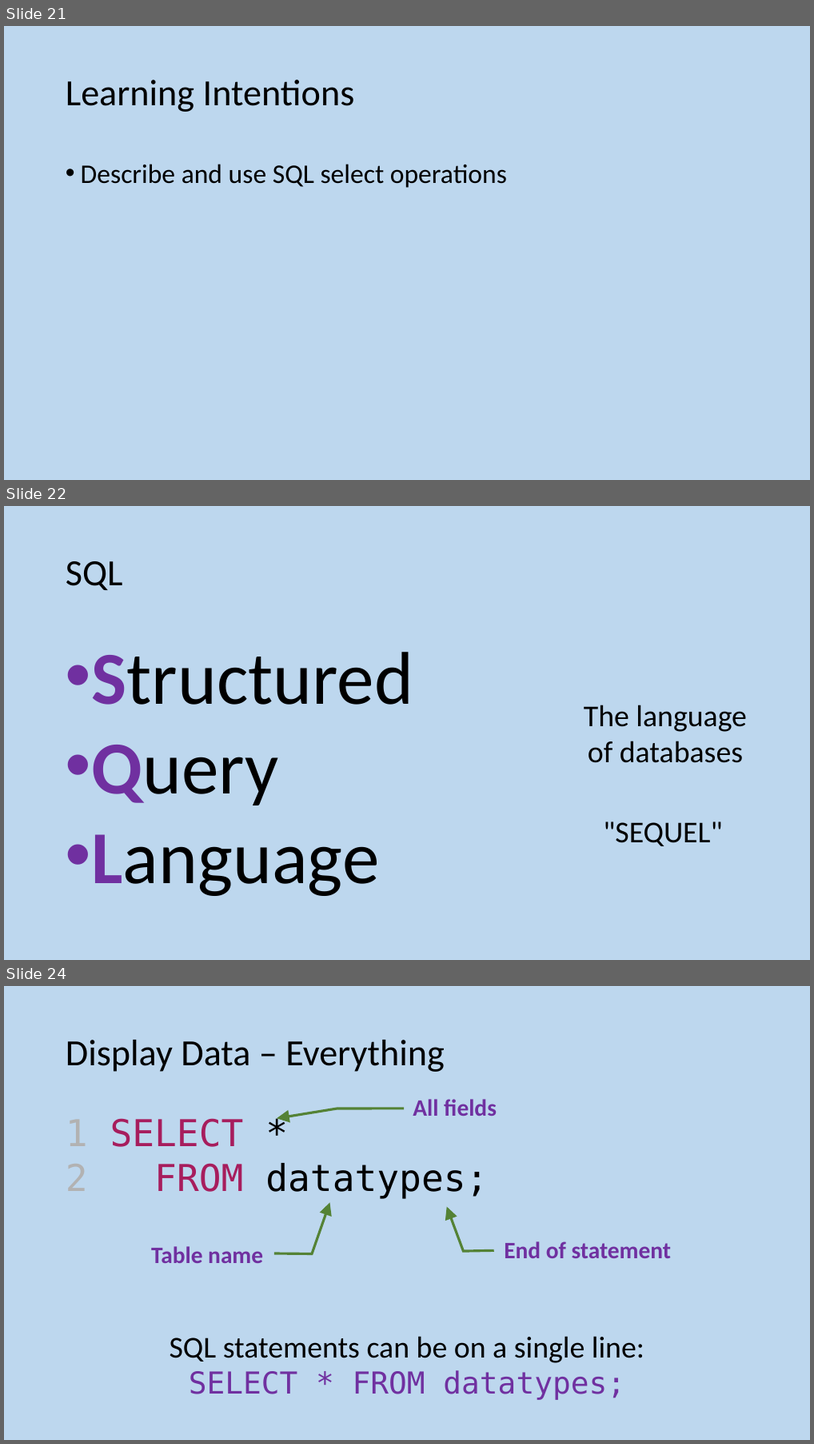
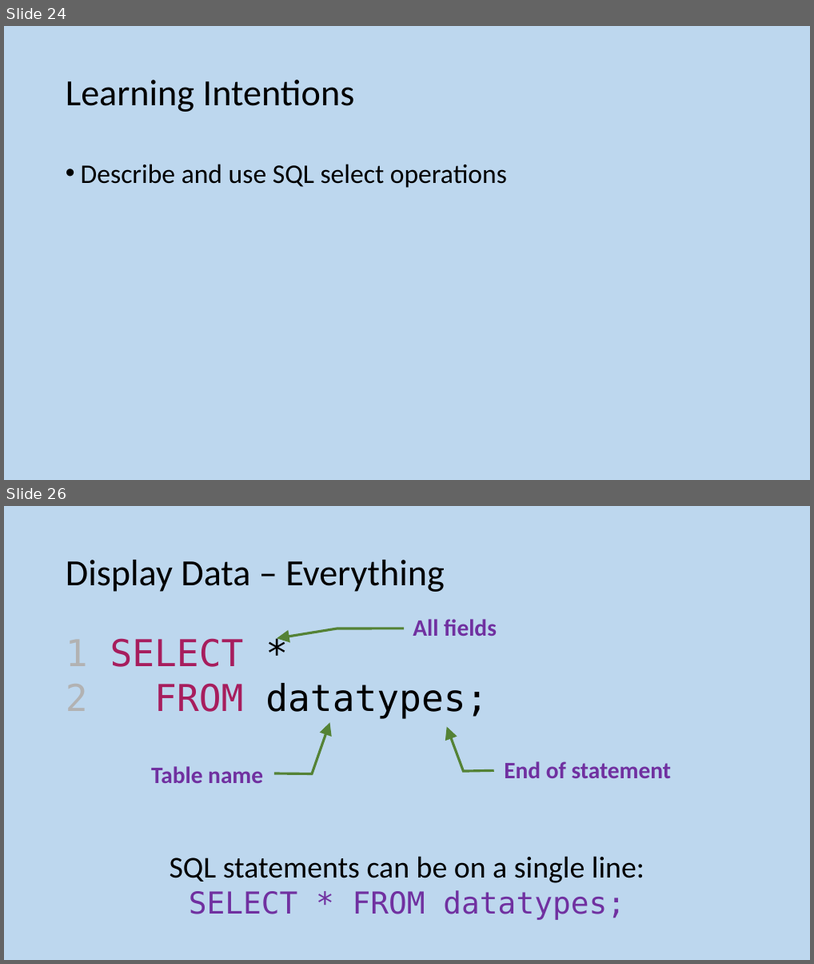
Before and after one commit to MrFriendCS/MrFriendCS.github.io, a slide deck: n5-cs/ddd/N5 CS DDD Slides.pptx. Shown one above the other, each under a label of ours: slides 21, 22 and 24 before the commit, slides 24 and 26 after it; the slides between them are not shown. The pictures are 814x1444 and 814x964 pixels, drawn with LibreOffice and Linux fonts; fonts in the diff are those of the drawing. Boxes give left, top, right and bottom in pixels: in the first picture for what was removed or moved away, otherwise in the second. Text is boxed around its words. In the diff, an @@ line names an element or a change of style, - is before the commit and + after.

```diff
--- a/n5-cs/ddd/N5 CS DDD Slides.pptx
+++ b/n5-cs/ddd/N5 CS DDD Slides.pptx
@@ slide 22 removed at bbox=[4, 506, 810, 960], background #BDD7EE @@
@@ title removed at bbox=[66, 561, 123, 590] @@
-SQL
@@ text removed at bbox=[91, 652, 414, 896] @@
-• Structured
-• Query
-• Language
@@ text removed at bbox=[584, 704, 747, 763] @@
-The language of databases
@@ text removed at bbox=[603, 821, 722, 846] @@
-"SEQUEL"
@@ what was slide 21 is now slide 24 @@
@@ what was slide 24 is now slide 26 @@
```
Also in this commit, not shown: 3 slides added.
